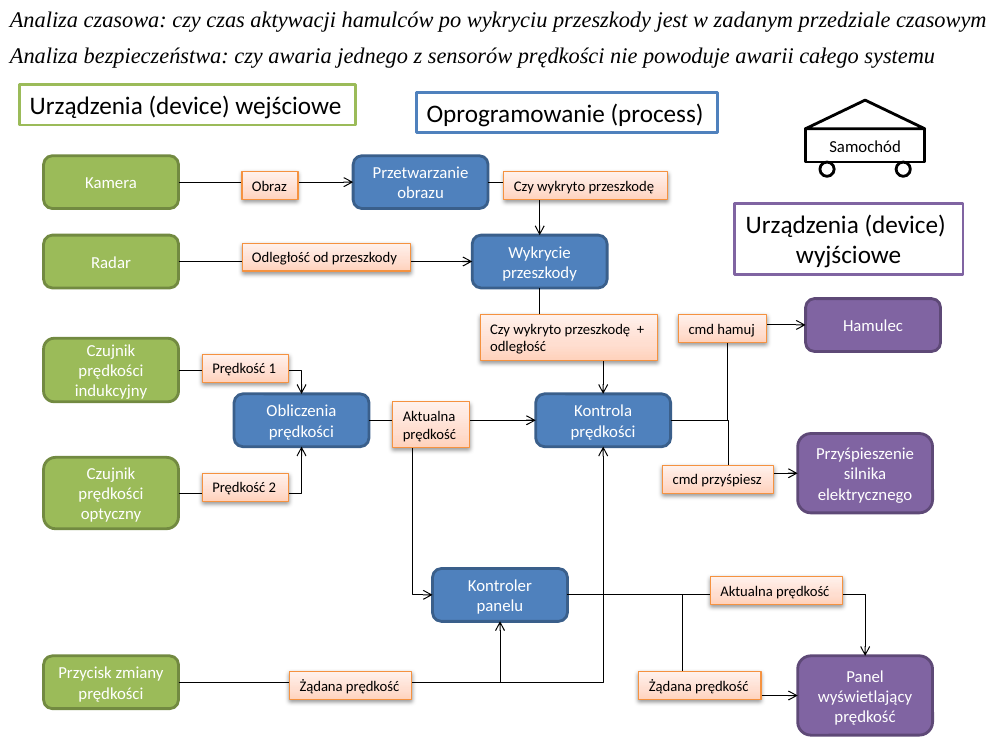
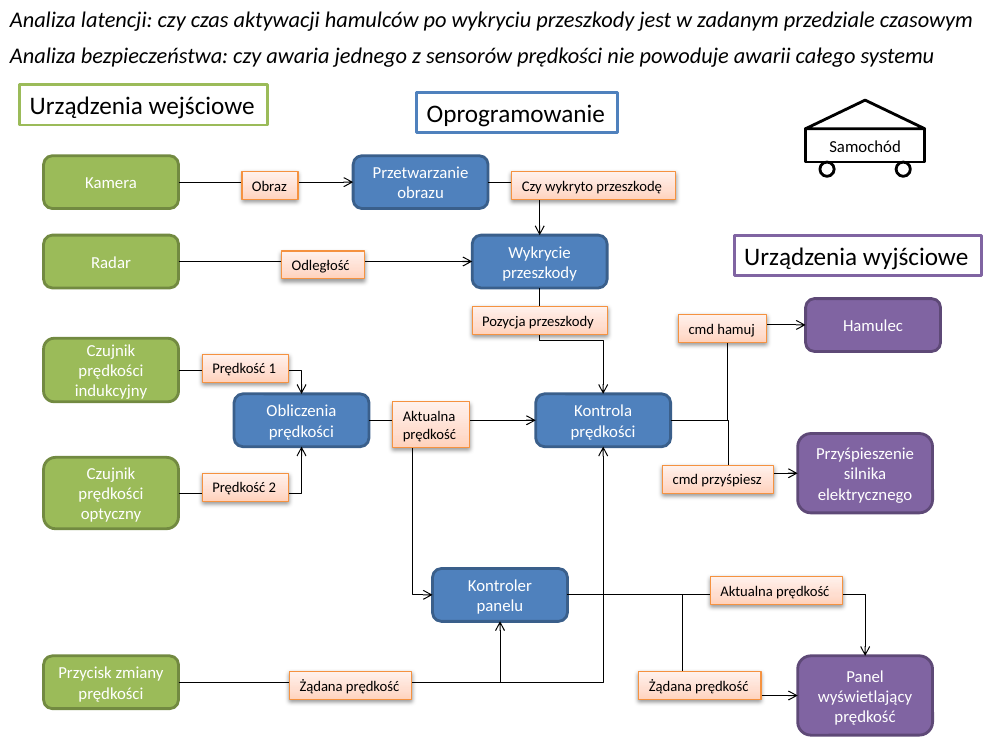
Before and after one commit to software123456789/AADL-Self-driving-car, a slide deck: slide 1 of samochod.pptx. Drawn at 1008x756 pixels with LibreOffice and Linux fonts; fonts in the diff are those of the drawing. Boxes give left, top, right and bottom in pixels: in the first picture for what was removed or moved away, otherwise in the second. Text is boxed around its words. In the diff, an @@ line names an element or a change of style, - is before the commit and + after.

```diff
--- a/samochod.pptx
+++ b/samochod.pptx
@@ text at bbox=[10, 11, 973, 31]: text changed; font Times New Roman to Calibri @@
-Analiza czasowa: czy czas aktywacji hamulców po wykryciu przeszkody jest w zadanym przedziale czasowym
+Analiza latencji: czy czas aktywacji hamulców po wykryciu przeszkody jest w zadanym przedziale czasowym
@@ text "Analiza bezpieczeństwa: czy awaria jednego ..." at bbox=[10, 47, 935, 67]: font Times New Roman to Calibri @@
@@ rectangle "Urządzenia wejściowe": place and size @@
-rectangle "Urządzenia wejściowe" at bbox=[20, 85, 356, 125]
+rectangle "Urządzenia wejściowe" at bbox=[20, 85, 268, 125]
@@ text in rectangle at bbox=[30, 96, 255, 119]: text changed @@
-Urządzenia (device) wejściowe
+Urządzenia wejściowe
@@ rectangle "Oprogramowanie": place and size @@
-rectangle "Oprogramowanie" at bbox=[416, 93, 717, 133]
+rectangle "Oprogramowanie" at bbox=[416, 93, 617, 133]
@@ text in rectangle at bbox=[427, 104, 605, 127]: text changed @@
-Oprogramowanie (process)
+Oprogramowanie
@@ rectangle "Czy wykryto przeszkodę": place and size @@
-rectangle "Czy wykryto przeszkodę" at bbox=[504, 171, 667, 200]
+rectangle "Czy wykryto przeszkodę" at bbox=[512, 171, 675, 200]
@@ rectangle "Urządzenia wyjściowe": place and size @@
-rectangle "Urządzenia wyjściowe" at bbox=[734, 204, 963, 275]
+rectangle "Urządzenia wyjściowe" at bbox=[734, 235, 981, 275]
@@ rectangle "Odległość": place and size @@
-rectangle "Odległość" at bbox=[242, 243, 410, 271]
+rectangle "Odległość" at bbox=[282, 251, 365, 279]
@@ text in rectangle at bbox=[292, 259, 350, 273]: text changed @@
-Odległość od przeszkody
+Odległość
@@ text in rectangle at bbox=[744, 247, 968, 270]: text changed @@
-Urządzenia (device)
-wyjściowe
+Urządzenia wyjściowe
@@ rectangle "Pozycja przeszkody": place and size @@
-rectangle "Pozycja przeszkody" at bbox=[480, 314, 657, 360]
+rectangle "Pozycja przeszkody" at bbox=[473, 306, 608, 335]
@@ text in rectangle at bbox=[482, 315, 594, 329]: text changed @@
-Czy wykryto przeszkodę +
-odległość
+Pozycja przeszkody
```
Also in this commit, not shown: 4 slides removed.
